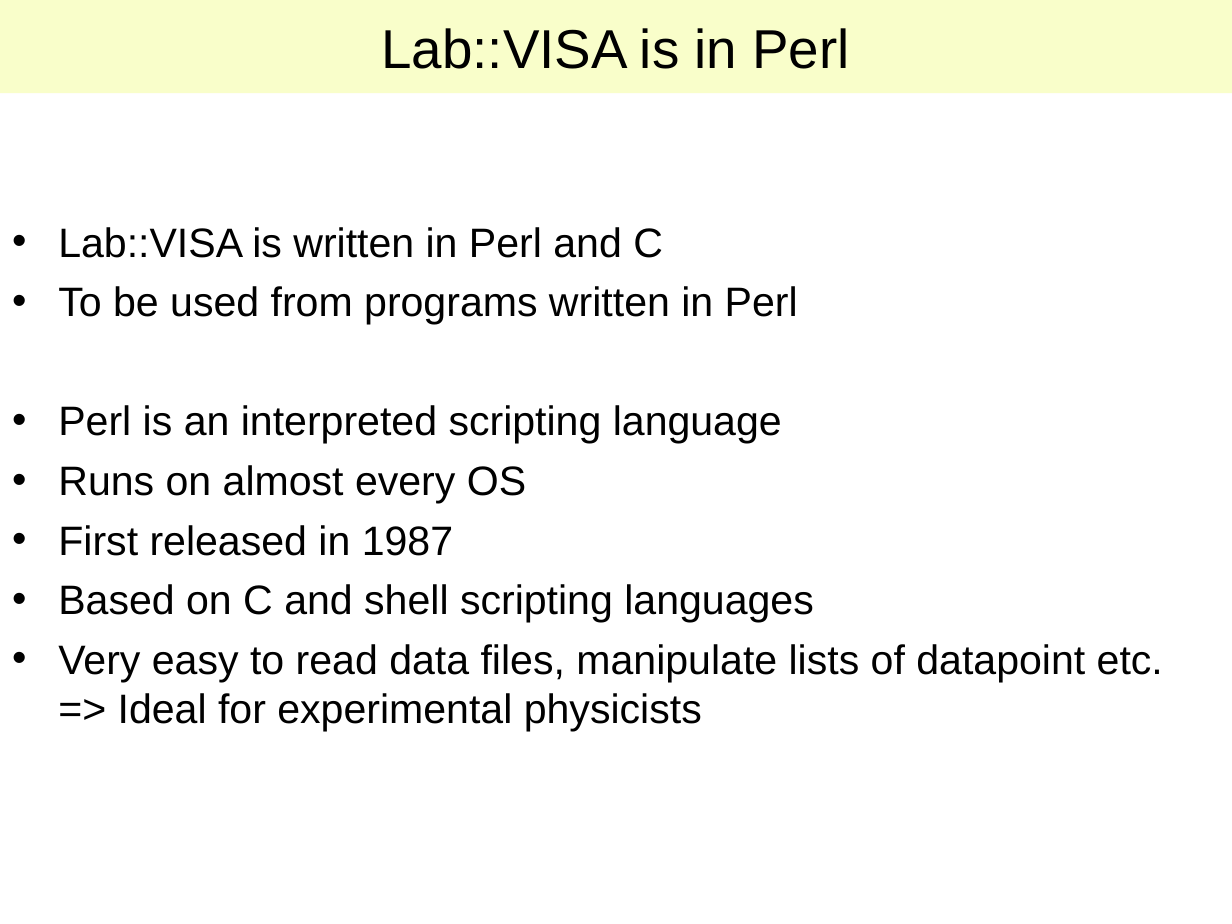
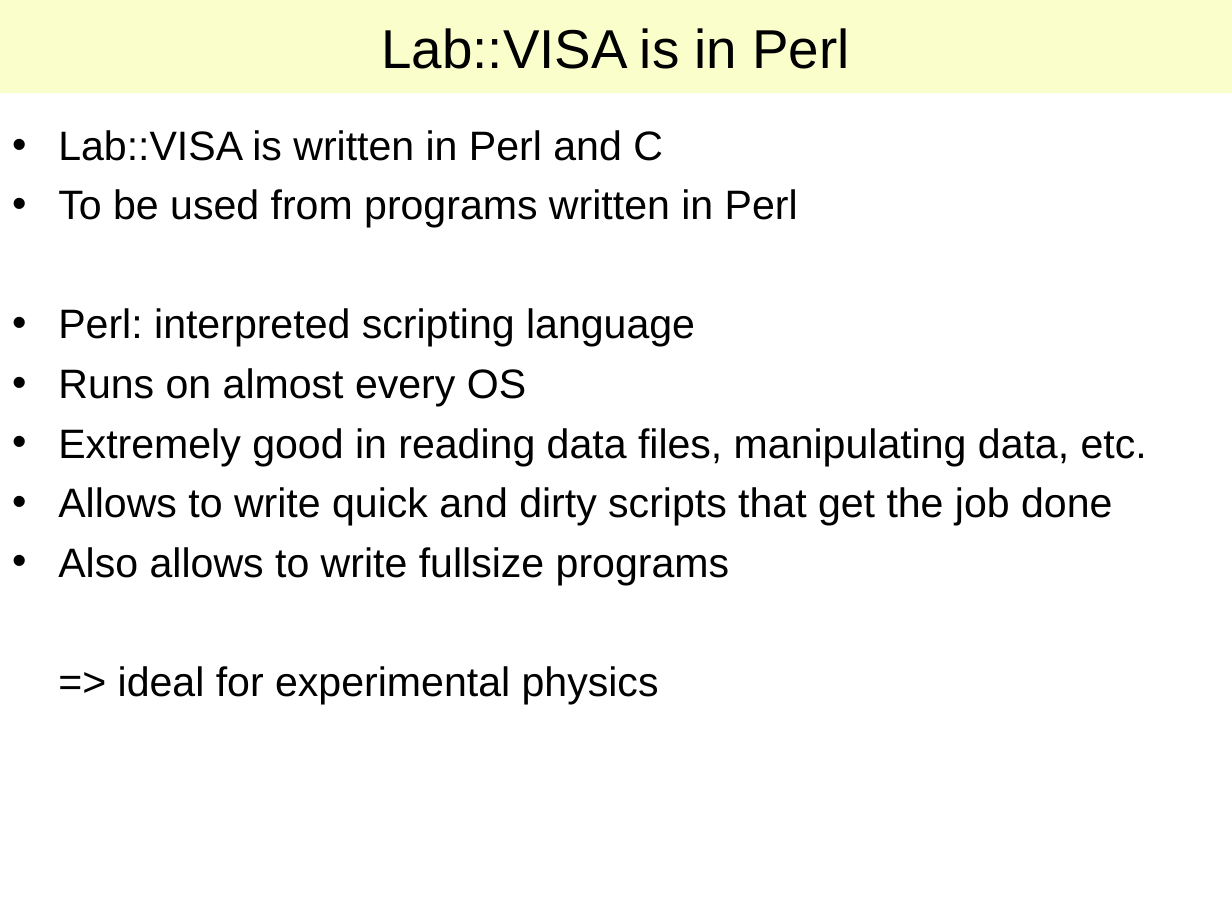
Before and after one commit to lab-measurement/Lab-VISA, a slide deck: slide 5 of Tutorial/Talk/Lab-VISA.ppt (slide 3 before the commit). Drawn at 1232x924 pixels with LibreOffice and Linux fonts; fonts in the diff are those of the drawing. Boxes give left, top, right and bottom in pixels: in the first picture for what was removed or moved away, otherwise in the second. Text is boxed around its words. In the diff, an @@ line names an element or a change of style, - is before the commit and + after.

```diff
--- a/Tutorial/Talk/Lab-VISA.ppt
+++ b/Tutorial/Talk/Lab-VISA.ppt
@@ text "Lab::VISA is written in Perl ...": place and size @@
-text "Lab::VISA is written in Perl ..." at box(58, 227, 1163, 731)
+text "Lab::VISA is written in Perl ..." at box(58, 130, 1147, 704)
@@ text at box(58, 308, 695, 347): text changed @@
-• Perl is an interpreted scripting language
+• Perl: interpreted scripting language
@@ text at box(58, 428, 1147, 704): text changed @@
-• First released in 1987
-• Based on C and shell scripting languages
-• Very easy to read data files, manipulate lists of datapoint etc. => Ideal for experimental physicists
+• Extremely good in reading data files, manipulating data, etc.
+• Allows to write quick and dirty scripts that get the job done
+• Also allows to write fullsize programs
+=> ideal for experimental physics
```
Also in this commit, not shown: 6 other slides changed, 1 slide added.
